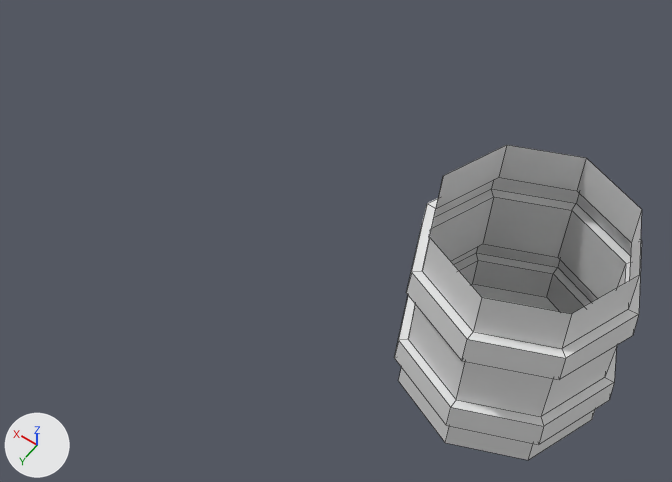
Two versions of the Blender file Blender/Tankard.blend, one commit apart.
The view is the same before and after, from a camera (50 mm lens) standing at (-1.41, 4.71, 7.95) and looking at (1.81, 0.19, 0.85). Arrows for +X, +Y and +Z are at lower left; the lights stay in place. The picture after the commit comes second. Mesh edges are drawn as thin lines.
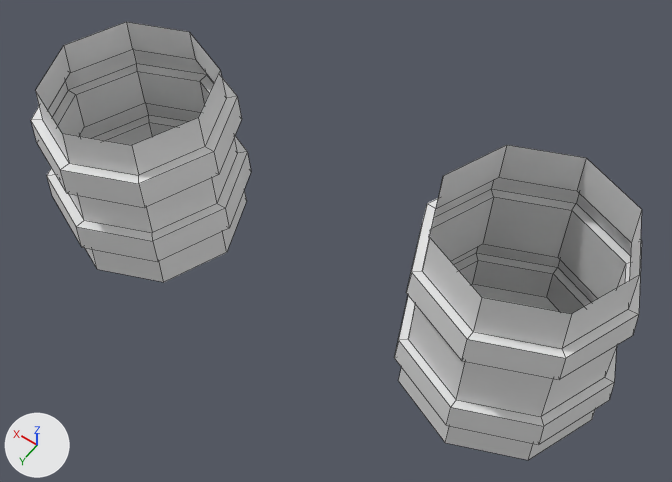
The newer file is also turned or shifted as a whole; pictures and numbers use the older file's frame.

What differs and where, as boxes (x1, y1, x2, y2) in the pictures (672 x 482 px):
'Cylinder.001', added
    after: (31, 22, 251, 282)

What changed in the scene script:
```text
Add me_cylinder_001:
    me_cylinder_001.from_pydata(...)  # 80 vertices, 73 faces; spans x -1.09..1.09, y -1.09..1.09, z -1.0..1.0
Add ob_cylinder_001:
    ob_cylinder_001 = bpy.data.objects.new('Cylinder.001', me_cylinder_001)
    ob_cylinder_001.location = (4.194, 0.331, 0.762)
```
